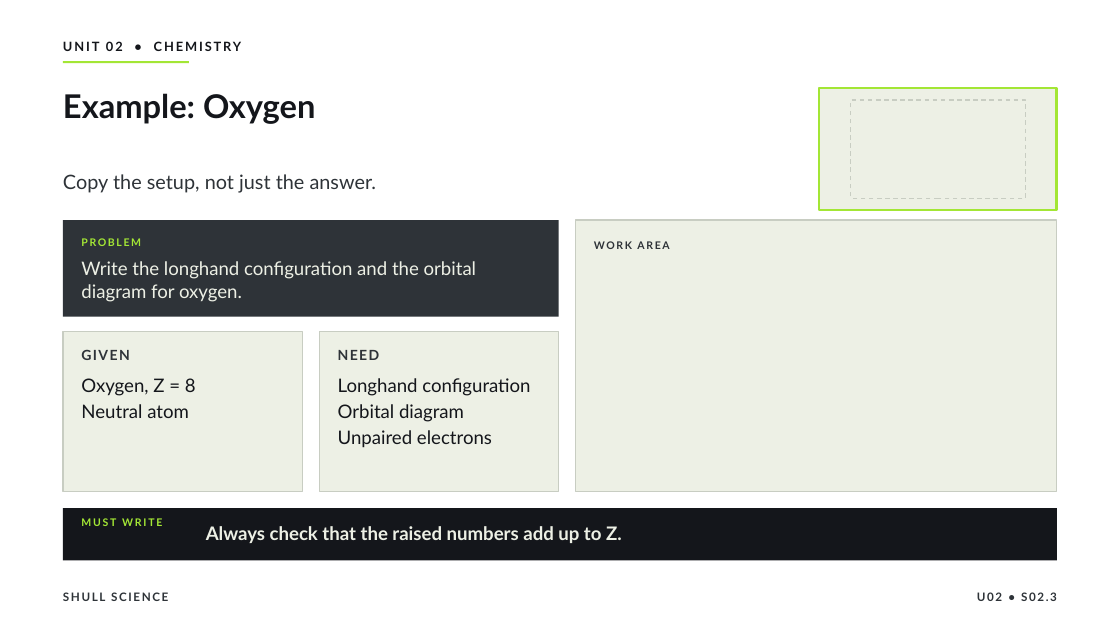
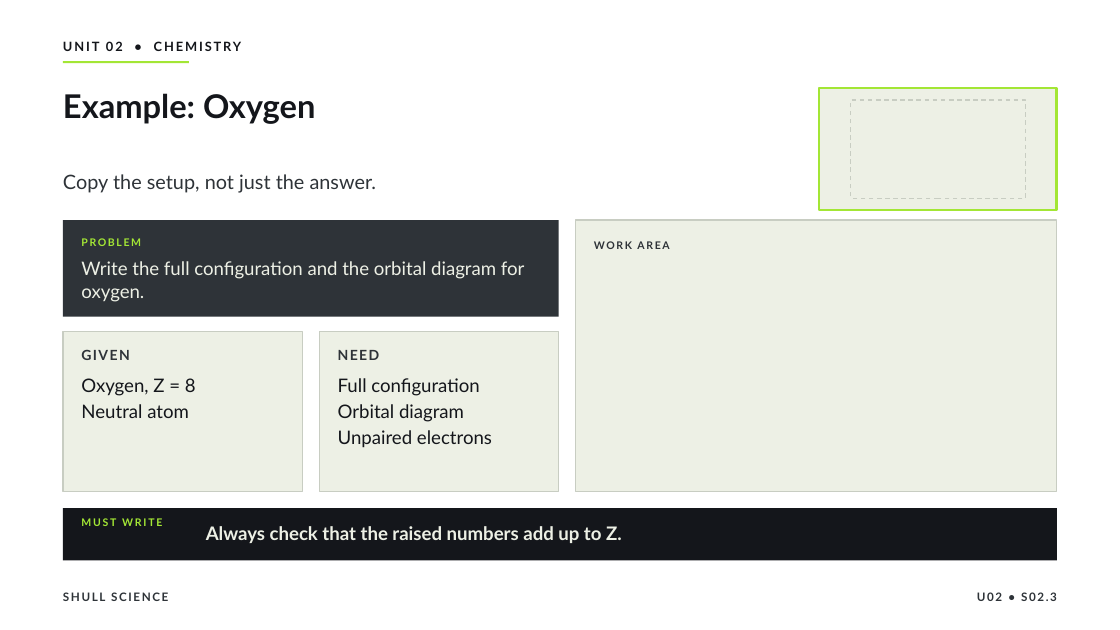
Before and after one commit to Hayabusa015/WorkWork, a slide deck: slide 10 of deliverables/chem-u02/SHULL_CHEM_Slides_U02_S02.3_Static.pptx. Drawn at 1120x630 pixels with LibreOffice and Linux fonts; fonts in the diff are those of the drawing. Boxes give left, top, right and bottom in pixels: in the first picture for what was removed or moved away, otherwise in the second. Text is boxed around its words. In the diff, an @@ line names an element or a change of style, - is before the commit and + after.

```diff
--- a/deliverables/chem-u02/SHULL_CHEM_Slides_U02_S02.3_Static.pptx
+++ b/deliverables/chem-u02/SHULL_CHEM_Slides_U02_S02.3_Static.pptx
@@ text at (81,261,525,302): text changed @@
-Write the longhand configuration and the orbital diagram for oxygen.
+Write the full configuration and the orbital diagram for oxygen.
@@ text at (338,378,479,396): text changed @@
-Longhand configuration
+Full configuration
```
Also in this commit, not shown: 4 other slides changed, 2 other files.
